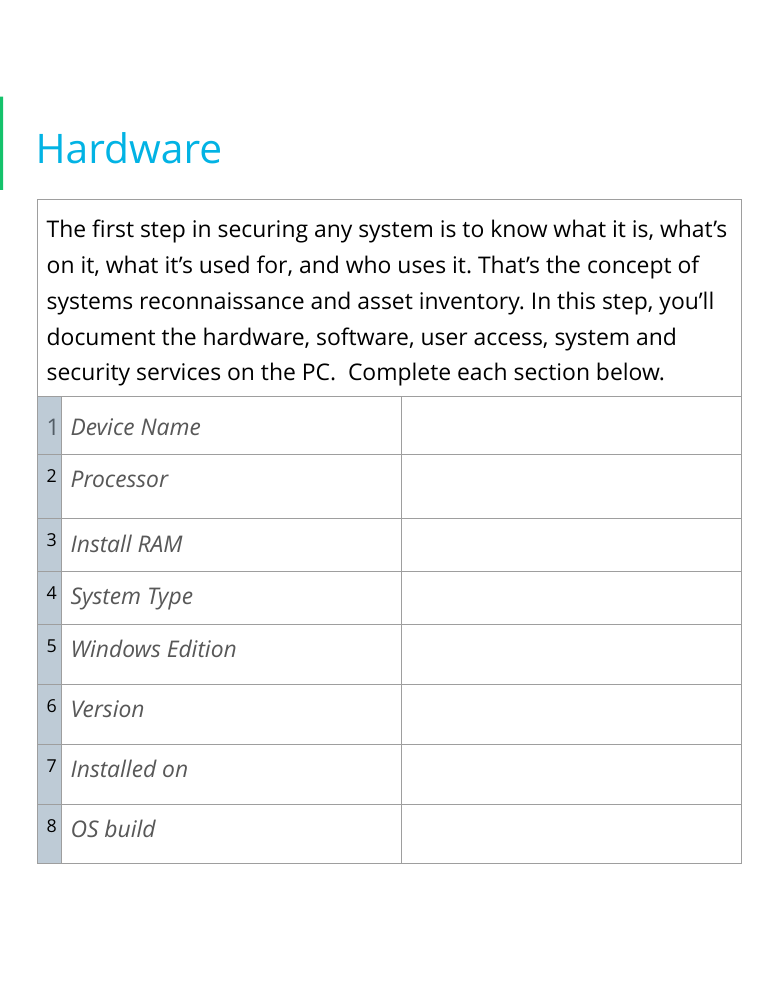
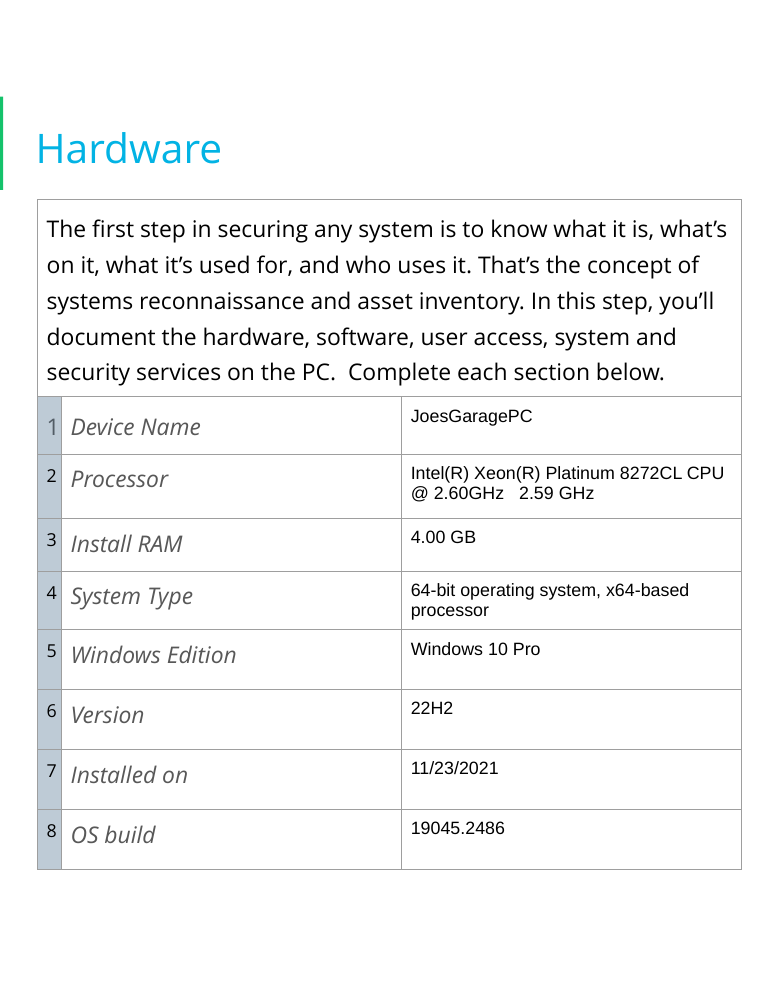
Before and after one commit to ZG089/DECI-PROJEKT, a slide deck: slide 4 of Project A/cyber-track-cubs-project-1-project-starter-template.pptx. Drawn at 779x1008 pixels with LibreOffice and Linux fonts; fonts in the diff are those of the drawing; background and template pictures are left out. Boxes give left, top, right and bottom in pixels: in the first picture for what was removed or moved away, otherwise in the second. Text is boxed around its words. In the diff, an @@ line names an element or a change of style, - is before the commit and + after.

```diff
--- a/Project A/cyber-track-cubs-project-1-project-starter-template.pptx
+++ b/Project A/cyber-track-cubs-project-1-project-starter-template.pptx
@@ table at <box>38,200,741,849</box> @@
-row 2, column 3: 
+row 2, column 3: JoesGaragePC
-row 3, column 3: 
+row 3, column 3: Intel(R) Xeon(R) Platinum 8272CL CPU @ 2.60GHz 2.59 GHz
-row 4, column 3: 
+row 4, column 3: 4.00 GB
-row 5, column 3: 
+row 5, column 3: 64-bit operating system, x64-based processor
-row 6, column 3: 
+row 6, column 3: Windows 10 Pro
-row 7, column 3: 
+row 7, column 3: 22H2
-row 8, column 3: 
+row 8, column 3: 11/23/2021
-row 9, column 3: 
+row 9, column 3: 19045.2486
```
Also in this commit, not shown: 8 other slides changed.
